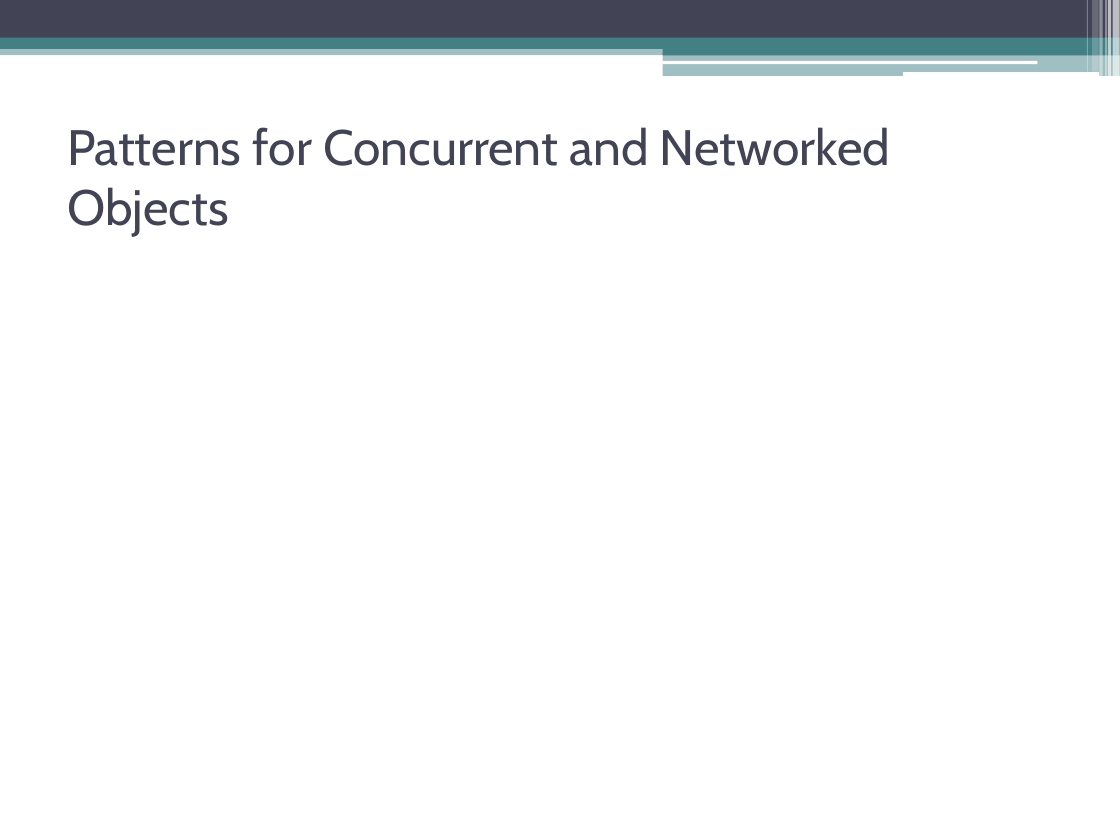
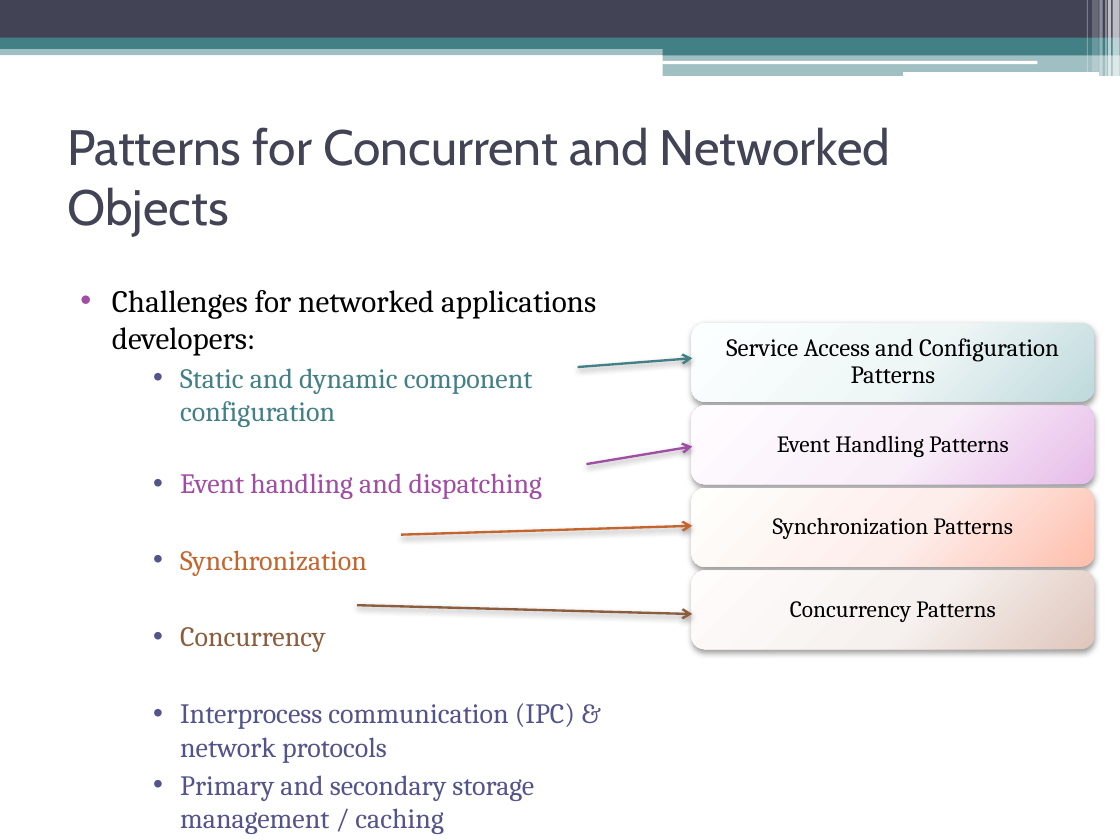
Before and after one commit to CodeLionX/ePortfolio_DesignPatterns, a slide deck: slide 17 of presentation/Design Patterns.pptx. Drawn at 1120x840 pixels with LibreOffice and Linux fonts; fonts in the diff are those of the drawing. Boxes give left, top, right and bottom in pixels: in the first picture for what was removed or moved away, otherwise in the second. Text is boxed around its words. In the diff, an @@ line names an element or a change of style, - is before the commit and + after.

```diff
--- a/presentation/Design Patterns.pptx
+++ b/presentation/Design Patterns.pptx
@@ text added at (x1=112, y1=290, x2=596, y2=834), 18 pt, text #53548A @@
+• Challenges for networked applications developers:
+    • Static and dynamic component configuration
+    • Event handling and dispatching
+    • Synchronization
+    • Concurrency
+    • Interprocess communication (IPC) & network protocols
+    • Primary and secondary storage management / caching
@@ arrow added from (578, 367) to (692, 358), #438086 1.5 pt @@
@@ arrow added from (587, 464) to (692, 447), #A04DA3 1.5 pt @@
@@ arrow added from (401, 534) to (692, 525), #C4652D 1.5 pt @@
@@ arrow added from (357, 605) to (692, 614), #8B5D3D 1.5 pt @@
@@ group added at (x1=691, y1=324, x2=1094, y2=648): 4 rounded rectangles, 4 texts @@
+Service Access and Configuration Patterns
+Event Handling Patterns
+Synchronization Patterns
+Concurrency Patterns
```
Also in this commit, not shown: 7 slides added, 1 other file.
